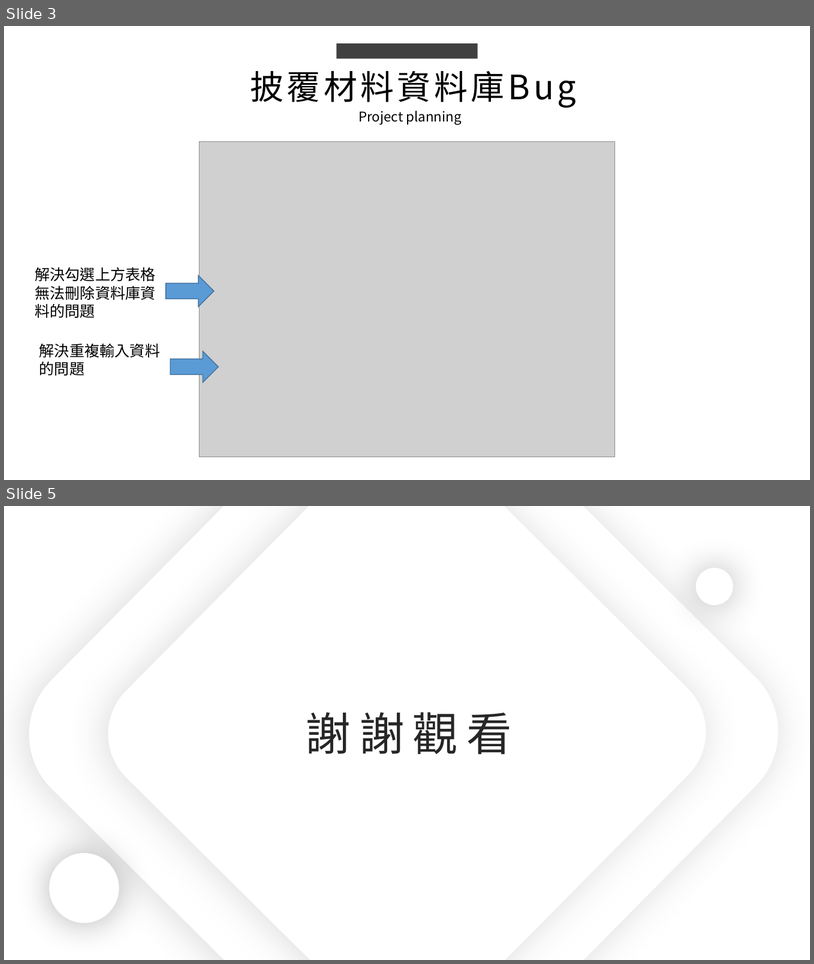
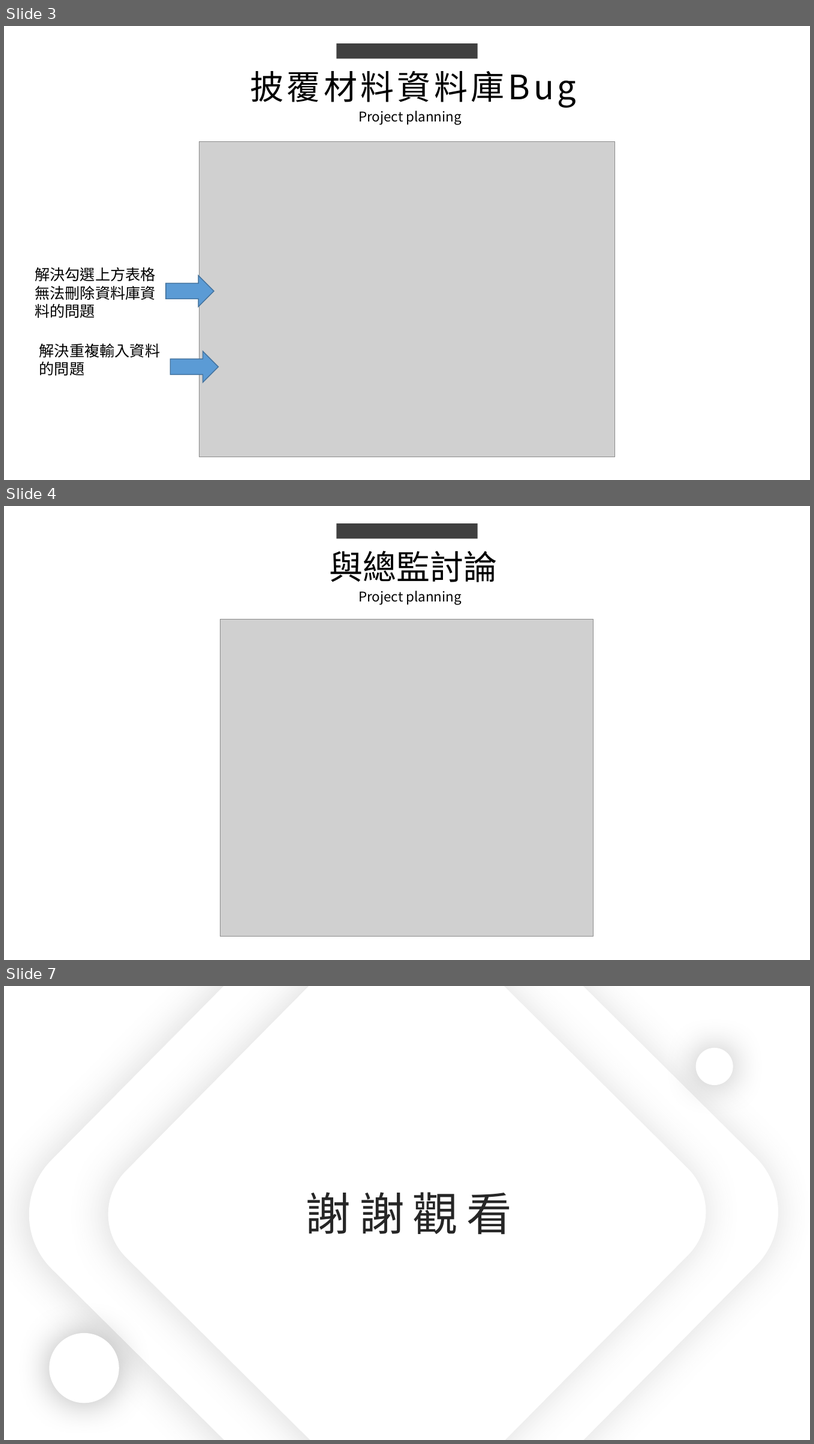
Before and after one commit to king637324/KnowledgeGreenhouseSystem, a slide deck: 工作日報_葉柏漢/2021.08/2021.08.24(加班)~2021.08.25工作日報_葉柏漢.pptx. Shown one above the other, each under a label of ours: slides 3 and 5 before the commit, slides 3, 4 and 7 after it; the slides between them are not shown. The pictures are 814x964 and 814x1444 pixels, drawn with LibreOffice and Linux fonts; fonts in the diff are those of the drawing; grey boxes stand for pictures. Boxes give left, top, right and bottom in pixels: in the first picture for what was removed or moved away, otherwise in the second. Text is boxed around its words. In the diff, an @@ line names an element or a change of style, - is before the commit and + after.

```diff
--- a/工作日報_葉柏漢/2021.08/2021.08.24(加班)~2021.08.25工作日報_葉柏漢.pptx
+++ b/工作日報_葉柏漢/2021.08/2021.08.24(加班)~2021.08.25工作日報_葉柏漢.pptx
@@ slide 4 added at [4,506,810,960], background #FFFFFF @@
@@ rectangle added at [337,523,477,538], fill #404040 @@
@@ text added at [329,550,497,582], 40 pt, text #000000 @@
+與總監討論
@@ text added at [359,591,462,604], 16 pt, text #000000 @@
+Project planning
@@ picture added at [221,619,594,936] @@
@@ what was slide 5 is now slide 7 @@
```
Also in this commit, not shown: 2 slides changed, 1 other slide added, 9 other files.
